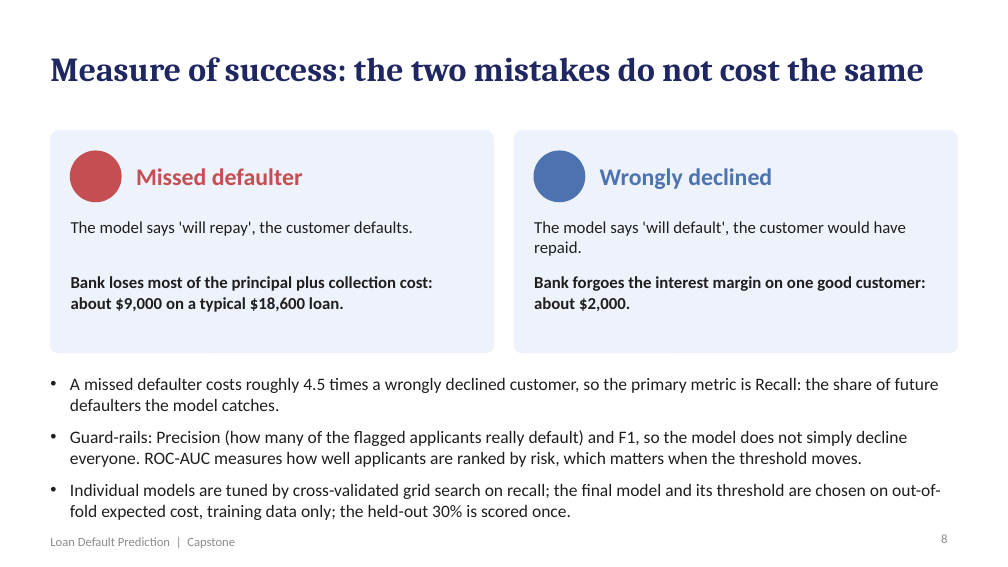
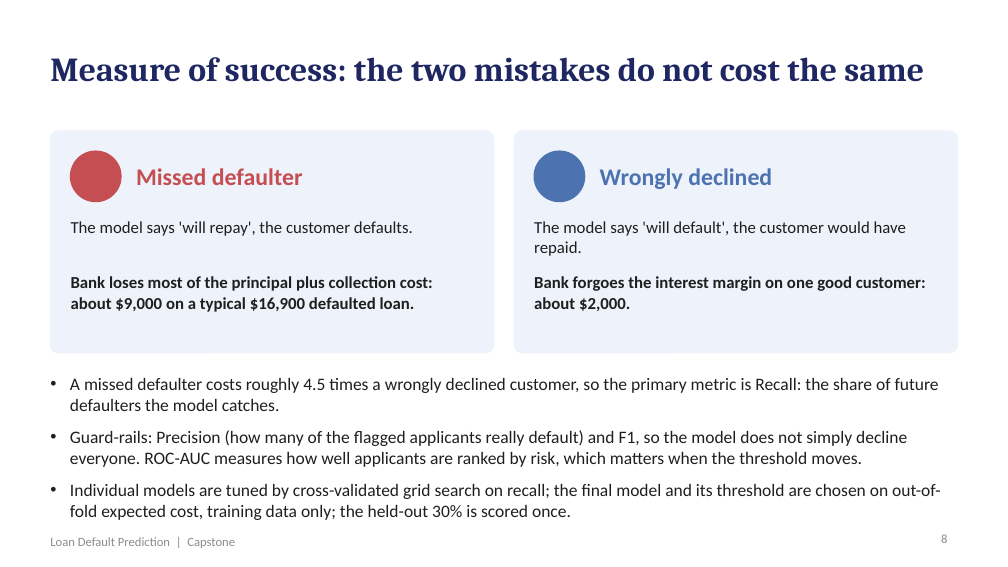
Before and after one commit to shubham1891/Personal-code, a slide deck: slide 8 of presentation/Loan_Default_Prediction_Presentation.pptx. Drawn at 1008x567 pixels with LibreOffice and Linux fonts; fonts in the diff are those of the drawing. Boxes give left, top, right and bottom in pixels: in the first picture for what was removed or moved away, otherwise in the second. Text is boxed around its words. In the diff, an @@ line names an element or a change of style, - is before the commit and + after.

```diff
--- a/presentation/Loan_Default_Prediction_Presentation.pptx
+++ b/presentation/Loan_Default_Prediction_Presentation.pptx
@@ text at (x1=71, y1=276, x2=433, y2=312): text changed @@
-Bank loses most of the principal plus collection cost: about $9,000 on a typical $18,600 loan.
+Bank loses most of the principal plus collection cost: about $9,000 on a typical $16,900 defaulted loan.
```
Also in this commit, not shown: 2 other slides changed, 2 other files.
